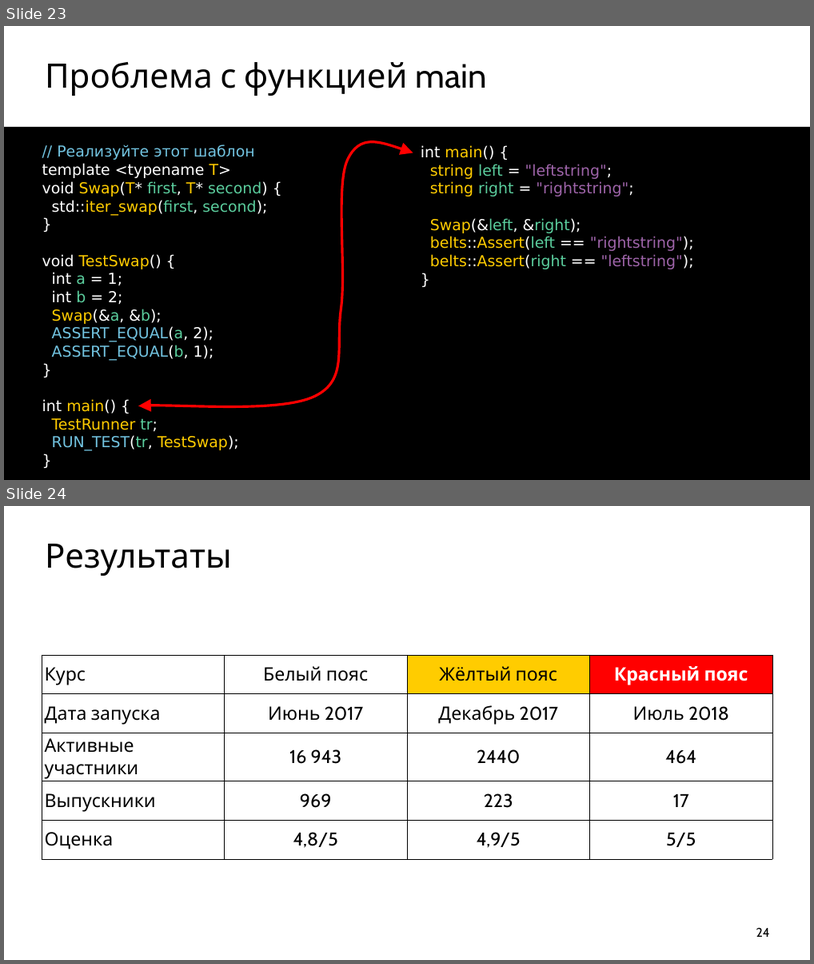
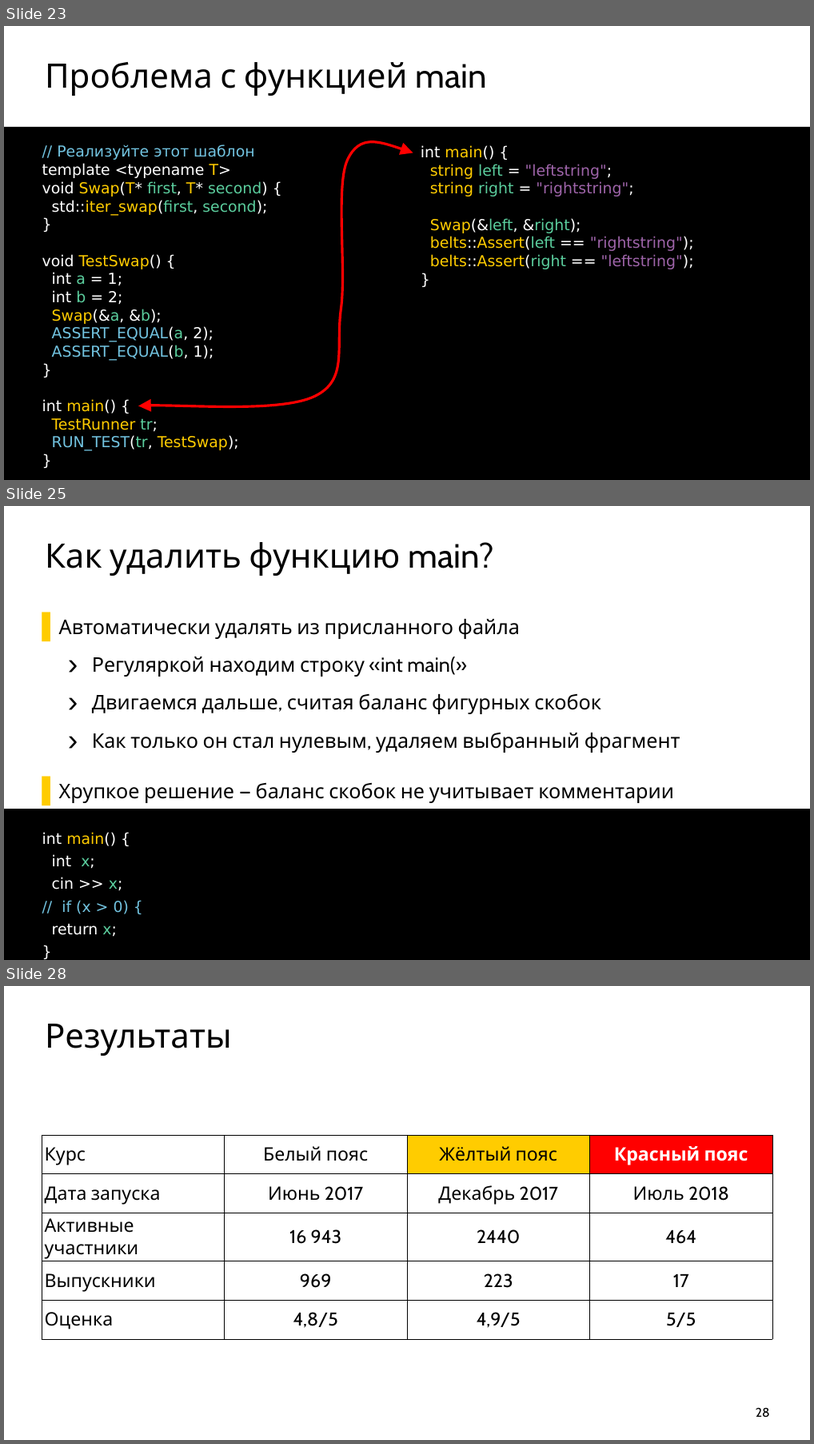
Before and after one commit to ishfb/cpprus18, a slide deck: slides.pptx. Shown one above the other, each under a label of ours: slides 23 and 24 before the commit, slides 23, 25 and 28 after it; the slides between them are not shown. The pictures are 814x964 and 814x1444 pixels, drawn with LibreOffice and Linux fonts; fonts in the diff are those of the drawing. Boxes give left, top, right and bottom in pixels: in the first picture for what was removed or moved away, otherwise in the second. Text is boxed around its words. In the diff, an @@ line names an element or a change of style, - is before the commit and + after.

```diff
--- a/slides.pptx
+++ b/slides.pptx
@@ slide 25 added at [4,506,810,960], background #FFFFFF @@
@@ title added at [45,542,494,576], 80 pt, text #000000 @@
+Как удалить функцию main?
@@ text added at [59,619,681,803], 48 pt, text #000000 @@
+  ▌ Автоматически удалять из присланного файла
+    › Регуляркой находим строку «int main(»
+    › Двигаемся дальше, считая баланс фигурных скобок
+    › Как только он стал нулевым, удаляем выбранный фрагмент
+  ▌ Хрупкое решение — баланс скобок не учитывает комментарии
@@ text added at [4,808,810,960], fill #000000, 36 pt, text #FFFFFF @@
+int main() {
+int x;
+cin >> x;
+// if (x > 0) {
+return x;
+}
@@ what was slide 24 is now slide 28 @@
@@ page number at [756,1407,770,1417]: text changed @@
-24
+28
```
Also in this commit, not shown: 2 slides changed, 3 other slides added.
